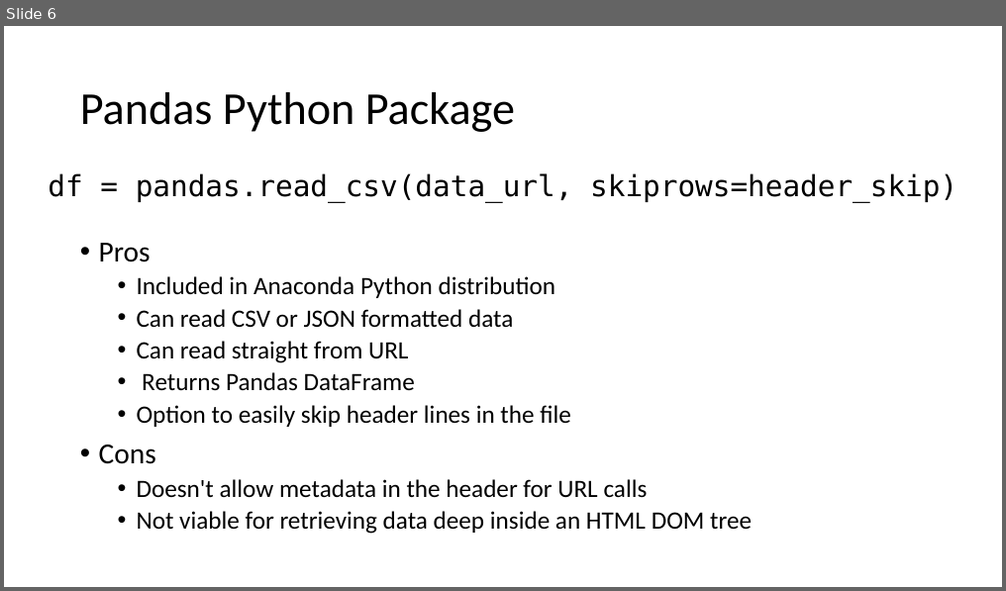
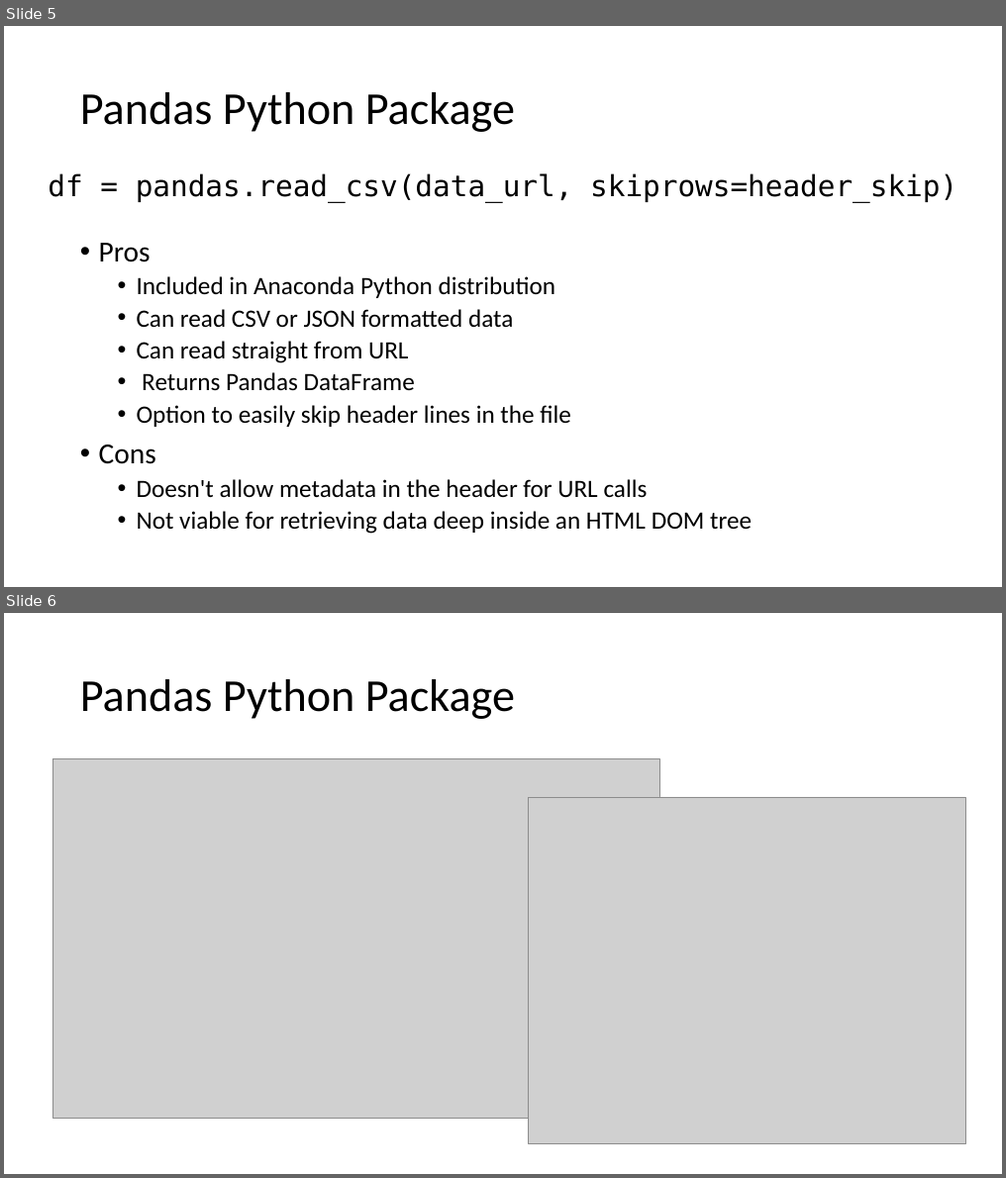
Before and after one commit to toddschultz/DegreesOfClimateChange, a slide deck: doc/design/TechnologyReview.pptx. Shown one above the other, each under a label of ours: slide 6 before the commit, slides 5 and 6 after it. The pictures are 1006x591 and 1006x1178 pixels, drawn with LibreOffice and Linux fonts; fonts in the diff are those of the drawing; grey boxes stand for pictures. Boxes give left, top, right and bottom in pixels: in the first picture for what was removed or moved away, otherwise in the second. Text is boxed around its words. In the diff, an @@ line names an element or a change of style, - is before the commit and + after.

```diff
--- a/doc/design/TechnologyReview.pptx
+++ b/doc/design/TechnologyReview.pptx
@@ slide 6 added at (4,613,1002,1174), background #FFFFFF @@
@@ title added at (80,679,515,719), 44 pt, text #000000 @@
+Pandas Python Package
@@ picture added at (53,759,659,1119) @@
@@ picture added at (529,797,966,1145) @@
@@ what was slide 6 is now slide 5 @@
```
Also in this commit, not shown: 1 other slide added, 4 slides removed.
